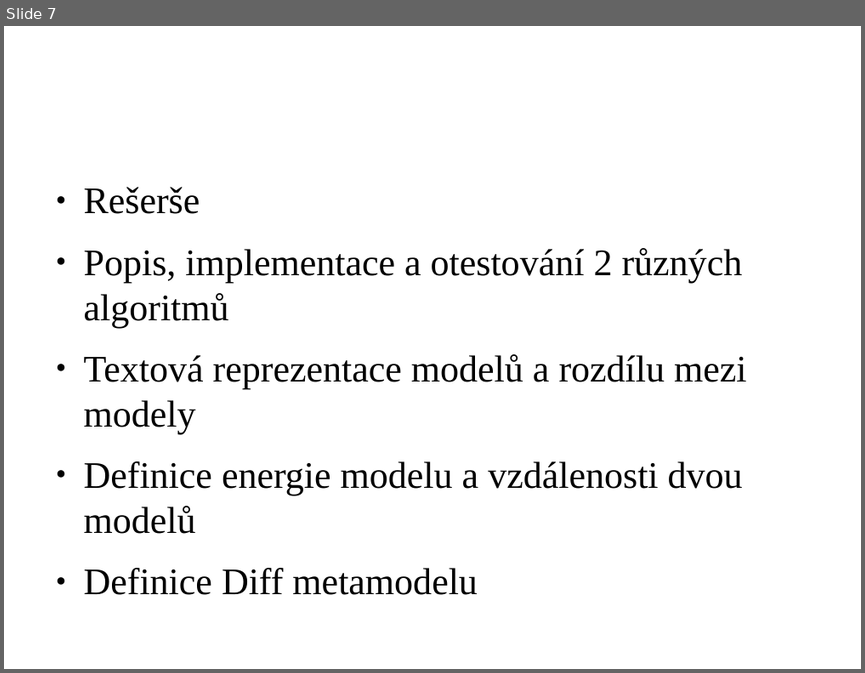
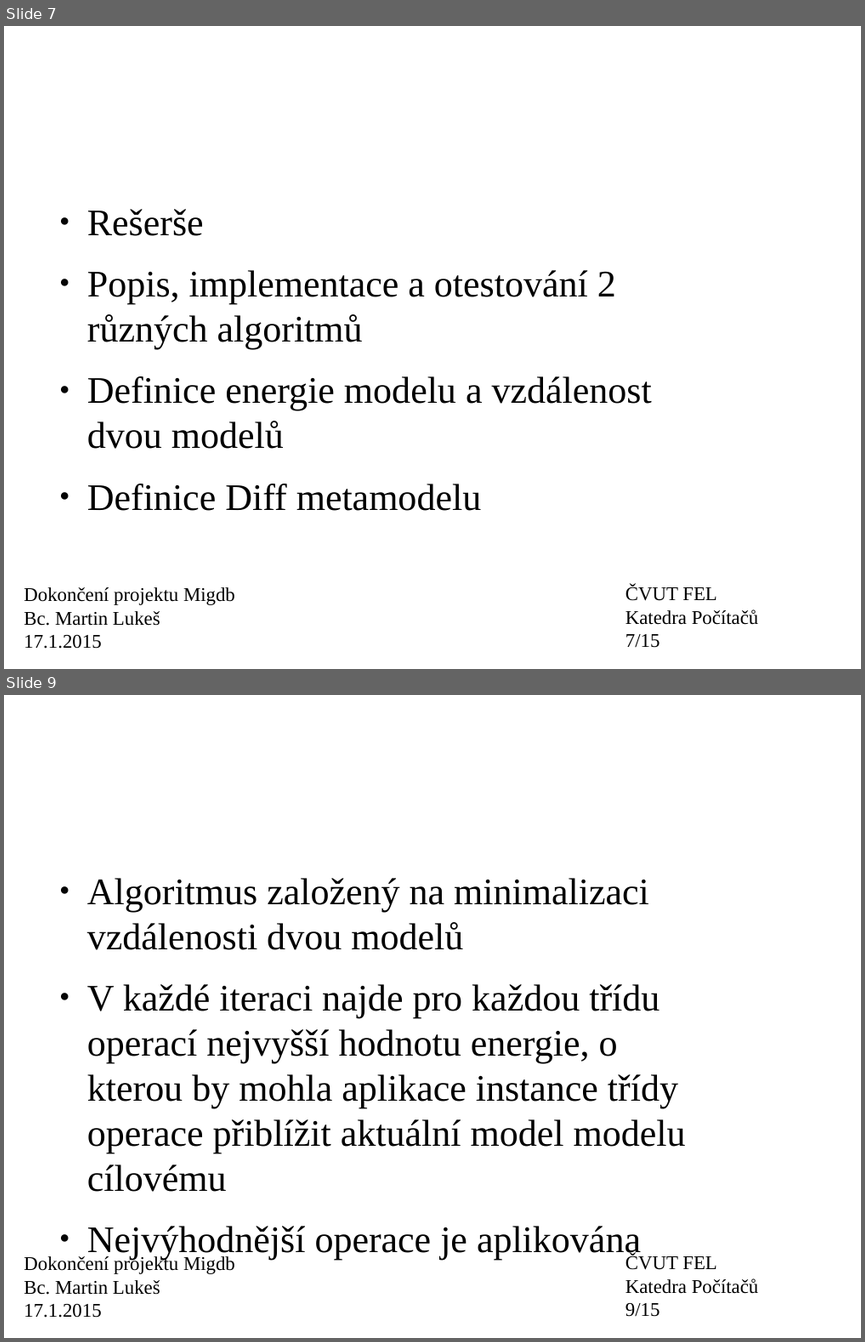
Before and after one commit to wox2/migrace_databaze, a slide deck: diplomka/prezentace.odp. Shown one above the other, each under a label of ours: slide 7 before the commit, slides 7 and 9 after it; the slides between them are not shown. The pictures are 865x673 and 865x1342 pixels, drawn with LibreOffice and Linux fonts; fonts in the diff are those of the drawing; background and template pictures are left out. Boxes give left, top, right and bottom in pixels: in the first picture for what was removed or moved away, otherwise in the second. Text is boxed around its words. In the diff, an @@ line names an element or a change of style, - is before the commit and + after.

```diff
--- a/diplomka/prezentace.odp
+++ b/diplomka/prezentace.odp
@@ slide 9 added at (4,695,861,1338), background #FFFFFF @@
@@ text added at (87,878,257,912), 47.6 pt, text #FFFFFF @@
+Stavový algoritmus
@@ text added at (87,878,686,1259), 34.7 pt, text #000000 @@
+● Algoritmus založený na minimalizaci vzdálenosti dvou modelů
+● V každé iteraci najde pro každou třídu operací nejvyšší hodnotu energie, o kterou by mohla aplikace instance třídy operace přiblížit aktuální model modelu cílovému
+● Nejvýhodnější operace je aplikována
@@ text added at (24,1254,235,1317), 18 pt, text #000000 @@
+Dokončení projektu Migdb
+Bc. Martin Lukeš
+17.1.2015
@@ text added at (625,1254,759,1316), 18 pt, text #000000 @@
+ČVUT FEL
+Katedra Počítačů
+9/15
@@ slide 7 changed as well @@
@@ text "Rešerše": place and size @@
-text "Rešerše" at (84,187,746,595)
+text "Rešerše" at (87,209,652,510)
@@ text at (87,209,616,510): bullet colour #000000 to #050505 @@
@@ text at (87,376,652,448): text changed @@
-● Textová reprezentace modelů a rozdílu mezi modely
-● Definice energie modelu a vzdálenosti dvou modelů
+● Definice energie modelu a vzdálenost dvou modelů
@@ text added at (625,585,759,647), 18 pt, text #000000 @@
+ČVUT FEL
+Katedra Počítačů
+7/15
@@ text added at (24,587,235,648), 18 pt, text #000000 @@
+Dokončení projektu Migdb
+Bc. Martin Lukeš
+17.1.2015
```
Also in this commit, not shown: 7 other slides changed, 6 other slides added, 2 other files.
